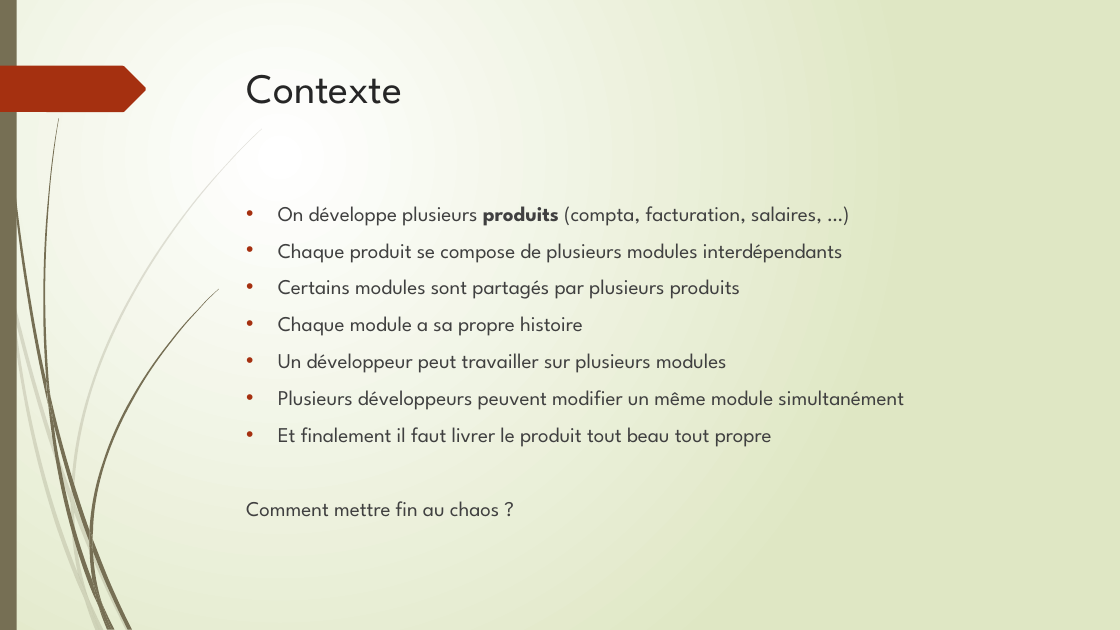
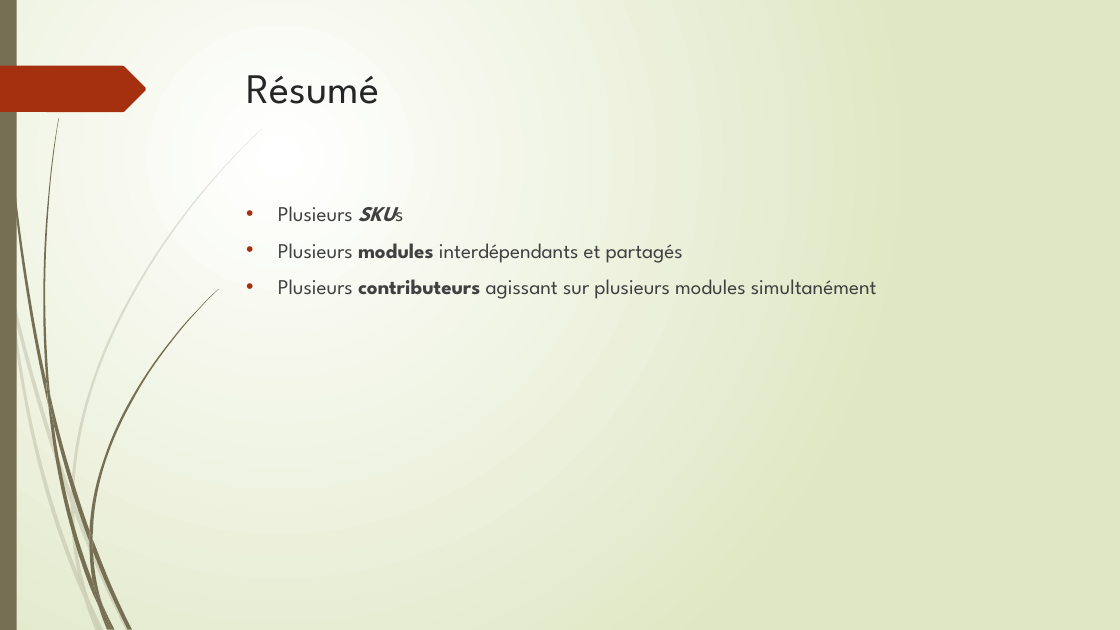
Before and after one commit to epsitec-sa/zou, a slide deck: slide 13 of .Documentation/Commandes git pour zou flow.pptx (slide 2 before the commit). Drawn at 1120x630 pixels with LibreOffice and Linux fonts; fonts in the diff are those of the drawing. Boxes give left, top, right and bottom in pixels: in the first picture for what was removed or moved away, otherwise in the second. Text is boxed around its words. In the diff, an @@ line names an element or a change of style, - is before the commit and + after.

```diff
--- a/.Documentation/Commandes git pour zou flow.pptx
+++ b/.Documentation/Commandes git pour zou flow.pptx
@@ title at bbox=[247, 75, 380, 104]: text changed @@
-Contexte
+Résumé
@@ text at bbox=[278, 206, 877, 299]: text changed @@
-• On développe plusieurs produits (compta, facturation, salaires, …)
-• Chaque produit se compose de plusieurs modules interdépendants
-• Certains modules sont partagés par plusieurs produits
-• Chaque module a sa propre histoire
-• Un développeur peut travailler sur plusieurs modules
-• Plusieurs développeurs peuvent modifier un même module simultanément
-• Et finalement il faut livrer le produit tout beau tout propre
-Comment mettre fin au chaos ?
+• Plusieurs SKUs
+• Plusieurs modules interdépendants et partagés
+• Plusieurs contributeurs agissant sur plusieurs modules simultanément
```
Also in this commit, not shown: 2 other slides changed, 22 slides added.
